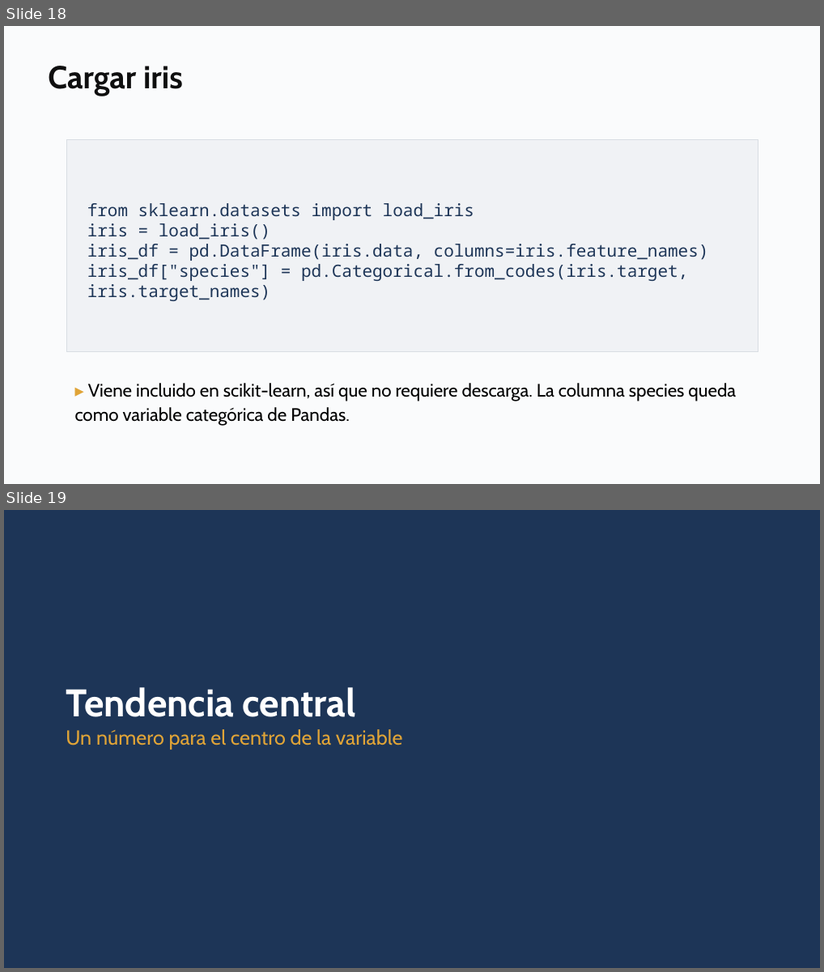
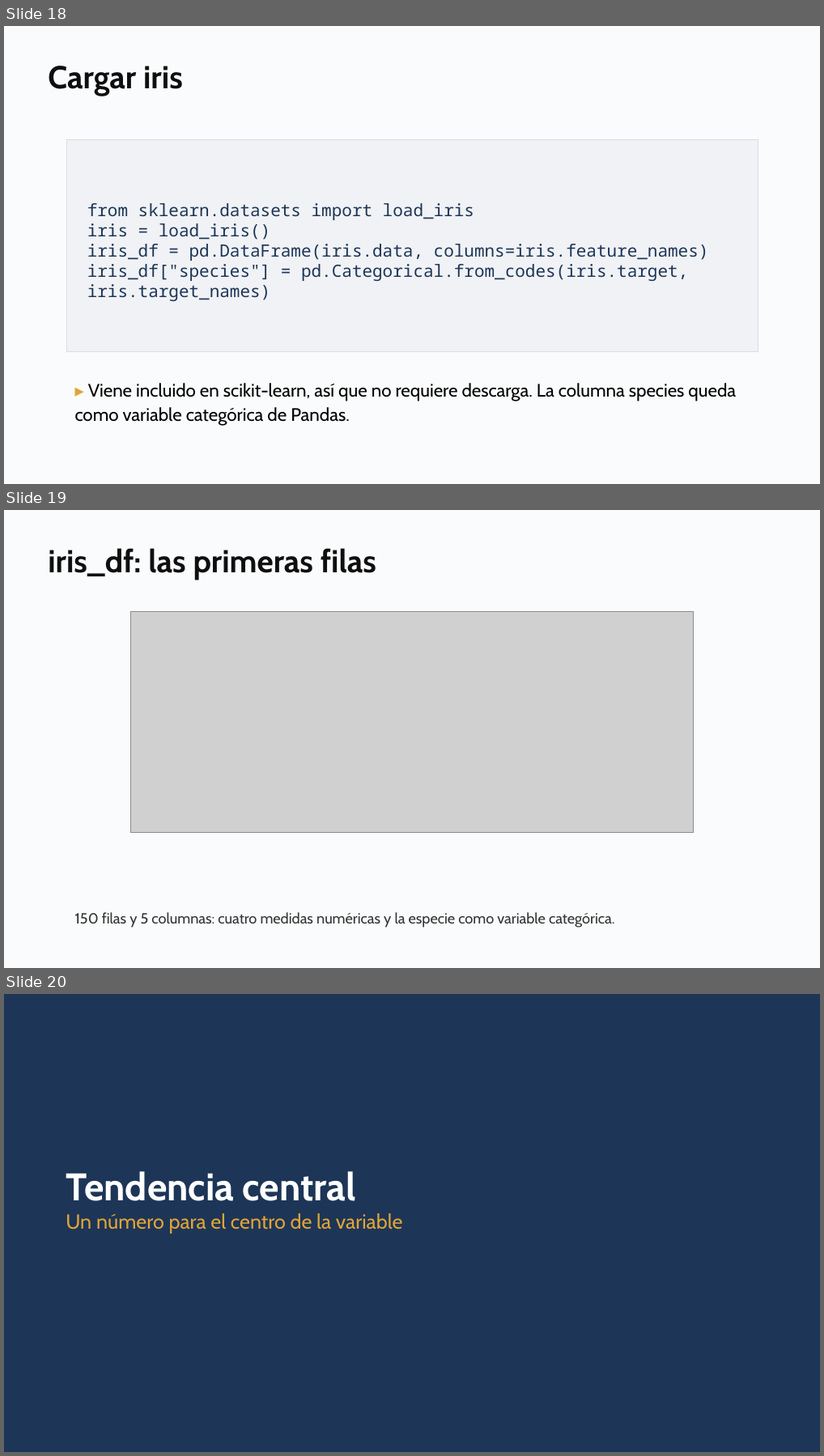
Before and after one commit to daniopitz/diplomado-cdd, a slide deck: presentaciones/clase02_eda_descriptiva.pptx. Shown one above the other, each under a label of ours: slides 18 and 19 before the commit, slides 18, 19 and 20 after it. The pictures are 824x972 and 824x1456 pixels, drawn with LibreOffice and Linux fonts; fonts in the diff are those of the drawing; grey boxes stand for pictures. Boxes give left, top, right and bottom in pixels: in the first picture for what was removed or moved away, otherwise in the second. Text is boxed around its words. In the diff, an @@ line names an element or a change of style, - is before the commit and + after.

```diff
--- a/presentaciones/clase02_eda_descriptiva.pptx
+++ b/presentaciones/clase02_eda_descriptiva.pptx
@@ slide 19 added at <box>4,510,820,968</box>, background #FFFFFF @@
@@ rectangle added at <box>4,510,820,968</box>, fill #FAFBFC @@
@@ text added at <box>48,548,377,580</box>, 28 pt, text #0F0F0F, bold @@
+iris_df: las primeras filas
@@ picture added at <box>130,612,694,833</box> @@
@@ text added at <box>75,913,616,928</box>, 13 pt, text #333333 @@
+150 filas y 5 columnas: cuatro medidas numéricas y la especie como variable categórica.
@@ what was slide 19 is now slide 20 @@
```
Also in this commit, not shown: 4 slides changed, 1 other file.
